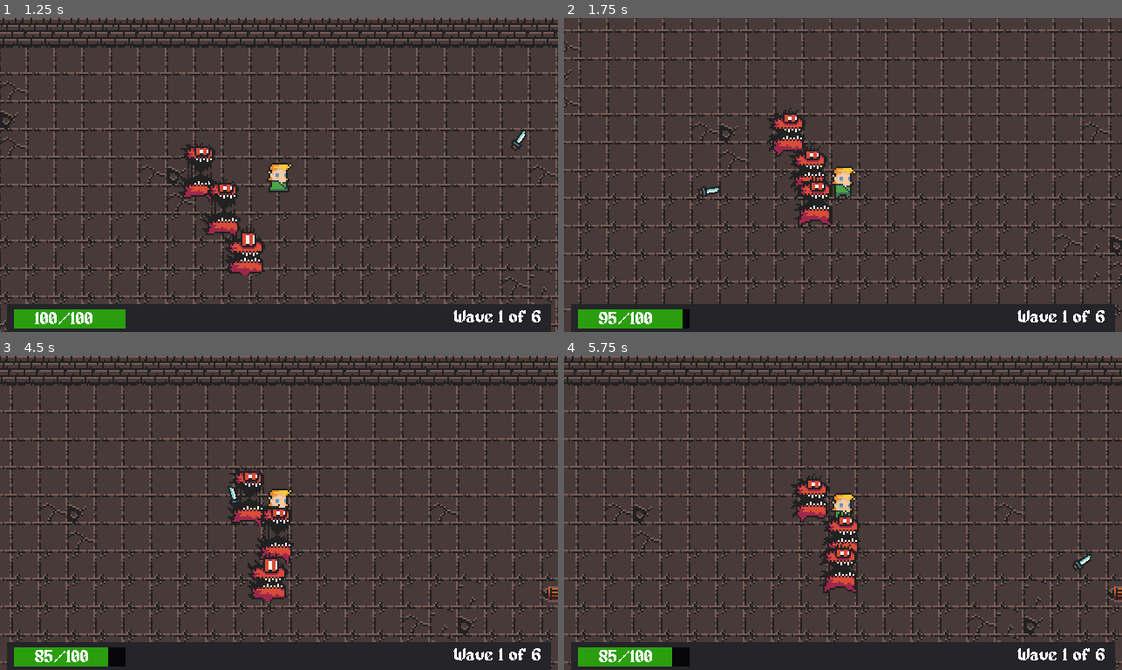
Above: before the commit, frames 1-4 (two rows, left to right).
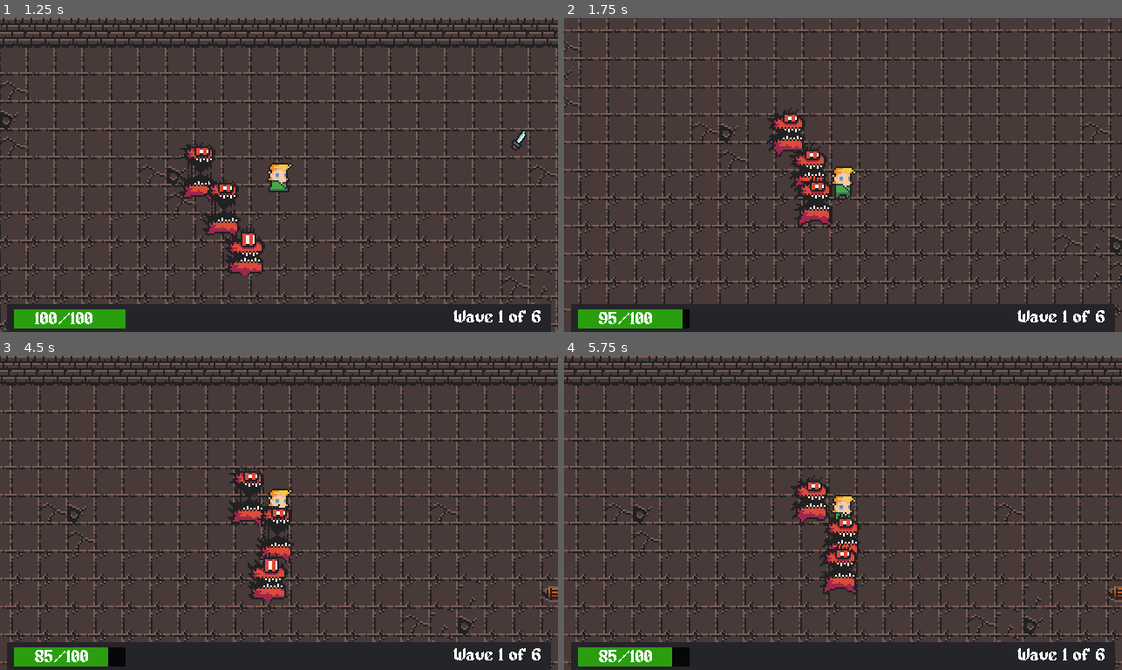
Above: after the commit, the same moments.

Repository: sandroscosta/uevora-dungeon-legacy
Game: Godot game, scene res://src/scenes/Game.tscn
The game is run twice, just before and just after one commit, with the same random seed, the same clock (stepped at 60 frames per second) and the same inputs.
Inputs (mouse positions are in pixels of both pictures, inside the frame that each line leads up to):
- Up to frame 1 (1.25 s): move the mouse to (401, 159) at 0.52 s; press the mouse at (401, 159) at 0.53 s; hold Right (ui_right) from 0.53 s (still down)
- Up to frame 2 (1.75 s): move the mouse to (731, 190) at 1.27 s; release Right (ui_right) at 1.28 s; release the mouse at (731, 190) at 1.28 s; hold Down (ui_down) from 1.28 s (still down); click (731, 190) at 1.35 s
- Up to frame 3 (4.5 s): move the mouse to (334, 443) at 2.02 s; release Down (ui_down) at 2.03 s; press the mouse at (334, 443) at 2.03 s; hold Right (ui_right) 2.03-2.78 s; move the mouse to (251, 575) at 2.77 s; release the mouse at (251, 575) at 2.78 s; hold Up (ui_up) 2.78-3.53 s; click (251, 575) at 2.85 s; move the mouse to (446, 560) at 3.52 s; press the mouse at (446, 560) at 3.53 s; hold Left (ui_left) from 3.53 s (still down); move the mouse to (111, 465) at 4.27 s; release the mouse at (111, 465) at 4.28 s; click (111, 465) at 4.35 s
- Up to frame 4 (5.75 s): move the mouse to (870, 513) at 5.02 s; release Left (ui_left) at 5.03 s; press the mouse at (870, 513) at 5.03 s; hold Down (ui_down) from 5.03 s (still down)

Frame 1 is identical in both runs. In frame 2, less than 0.1% of the frame differs, in the area x 23-28%, y 53-58%; in frame 3, less than 0.1%; in frame 4, 1.1%, in the area x 40-95%, y 37-76%.

Commit message:
feat: add gameover screen

Diff:
--- /dev/null
+++ b/src/scenes/GameOver.tscn
@@ -0,0 +1,50 @@
+[gd_scene load_steps=5 format=2]
+
+[ext_resource path="res://assets/fonts/alagard.ttf" type="DynamicFontData" id=1]
+[ext_resource path="res://assets/sprites/frames/elf_m_hit_anim_f0.png" type="Texture" id=2]
+[ext_resource path="res://src/scripts/GameOver.gd" type="Script" id=3]
+
+[sub_resource type="DynamicFont" id=1]
+size = 20
+font_data = ExtResource( 1 )
+
+[node name="GameOver" type="Control"]
+anchor_right = 1.0
+anchor_bottom = 1.0
+script = ExtResource( 3 )
+
+[node name="BackgroundPanel" type="Panel" parent="."]
+margin_right = 320.0
+margin_bottom = 181.0
+
+[node name="LabelYouDied" type="Label" parent="."]
+margin_left = 112.0
+margin_top = 40.0
+margin_right = 207.0
+margin_bottom = 71.0
+custom_fonts/font = SubResource( 1 )
+text = "You died"
+align = 1
+valign = 1
+
+[node name="Sprite" type="Sprite" parent="."]
+position = Vector2( 160, 88 )
+texture = ExtResource( 2 )
+
+[node name="RestartButton" type="Button" parent="."]
+modulate = Color( 0, 1, 0.694118, 1 )
+margin_left = 112.0
+margin_top = 128.0
+margin_right = 208.0
+margin_bottom = 152.0
+text = "Choose next of kin"
+
+[node name="LabelCharName" type="Label" parent="."]
+margin_left = 40.0
+margin_top = 104.0
+margin_right = 288.0
+margin_bottom = 114.0
+text = "Sir Whatever Itsname"
+align = 1
+
+[connection signal="pressed" from="RestartButton" to="." method="_on_RestartButton_pressed"]
--- a/src/scripts/Aim.gd
+++ b/src/scripts/Aim.gd
@@ -1,4 +1,4 @@
 extends Position2D
 
-func _process(delta):
+func _process(_delta):
 	look_at(get_global_mouse_position())
--- a/src/scripts/EnemyBase.gd
+++ b/src/scripts/EnemyBase.gd
@@ -20,9 +20,9 @@
 		chase = true
 		animationSprite.animation = "run"
 
-func handle_hit(damage):
+func handle_hit(value):
 	# body.has_method("handle_hit")
-	health_points -= damage
+	health_points -= value
 
 func deal_damage():
 	return damage
--- /dev/null
+++ b/src/scripts/GameOver.gd
@@ -0,0 +1,9 @@
+extends Control
+
+onready var char_name := get_node("LabelCharName")
+
+func _ready():
+	char_name.text = GameState.character_name
+
+func _on_RestartButton_pressed():
+	get_tree().change_scene("res://src/scenes/Game.tscn")
--- a/src/scripts/GameState.gd
+++ b/src/scripts/GameState.gd
@@ -6,6 +6,8 @@
 var wave: int = 1
 var enemies_killed: int = 0
 var spawn_num_enemies: int = 3
+
+var character_name: String = "Captain Smartpants the Third"
 
 var proportions: Dictionary = {
 	"regular": Vector2(1,1),
--- a/src/scripts/WeaponKnife.gd
+++ b/src/scripts/WeaponKnife.gd
@@ -18,3 +18,4 @@
 	if body.is_in_group("enemies"):
 		if body.has_method("handle_hit"):
 			body.handle_hit(damage)
+			queue_free()
